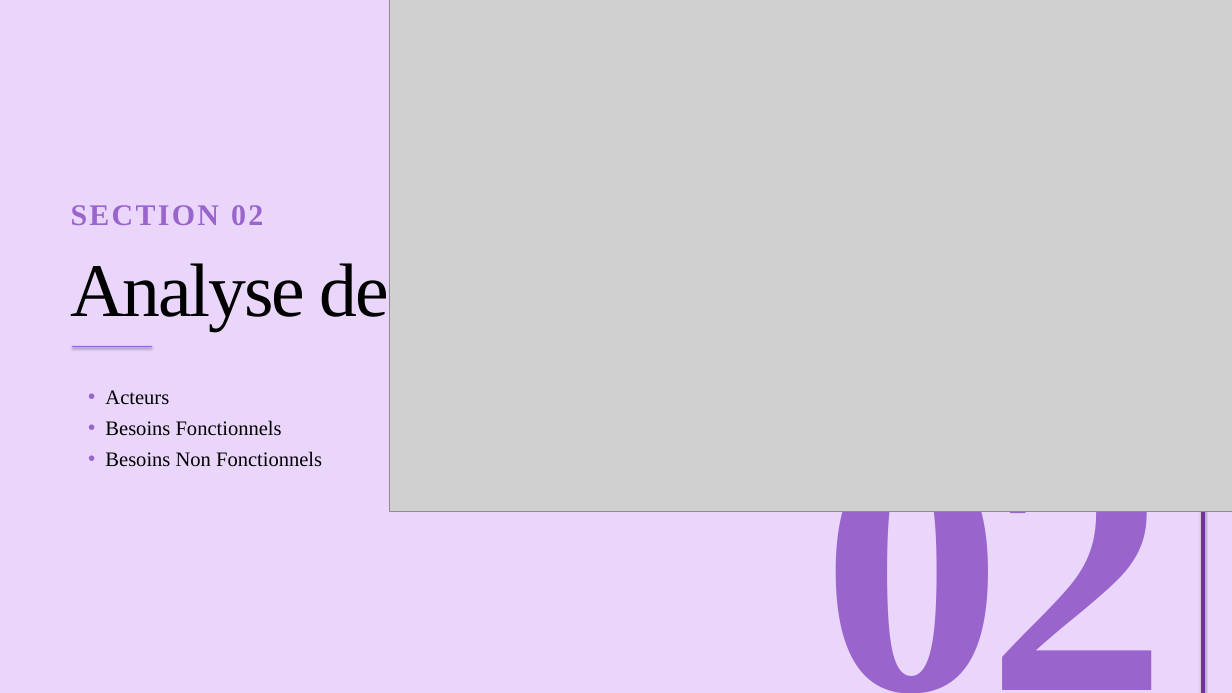
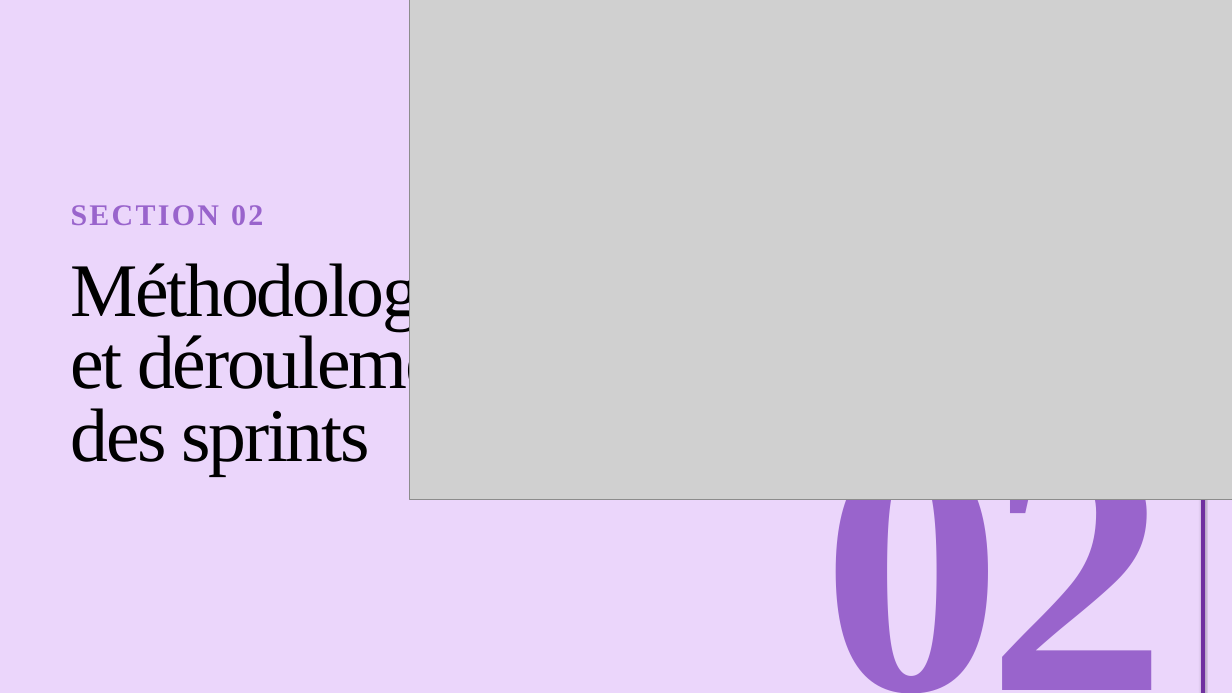
Before and after one commit to Azizos002/NG-IDPS, a slide deck: slide 8 of rapport/presentation-aziz-PFE.pptx (slide 7 before the commit). Drawn at 1232x693 pixels with LibreOffice and Linux fonts; fonts in the diff are those of the drawing; grey boxes stand for pictures. Boxes give left, top, right and bottom in pixels: in the first picture for what was removed or moved away, otherwise in the second. Text is boxed around its words. In the diff, an @@ line names an element or a change of style, - is before the commit and + after.

```diff
--- a/rapport/presentation-aziz-PFE.pptx
+++ b/rapport/presentation-aziz-PFE.pptx
@@ picture resized from (x1=389, y1=0, x2=1232, y2=511) to (x1=410, y1=0, x2=1232, y2=499) @@
@@ text at (x1=71, y1=257, x2=493, y2=476): text changed @@
-Analyse des Besoins
+Méthodologie
+et déroulement
+des sprints
@@ line removed from (72, 346) to (152, 346) @@
@@ text removed at (x1=105, y1=390, x2=322, y2=467) @@
-  • Acteurs
-  • Besoins Fonctionnels
-  • Besoins Non Fonctionnels
```
Also in this commit, not shown: 12 other slides changed, 2 slides added, 7 slides removed, 4 other files.
